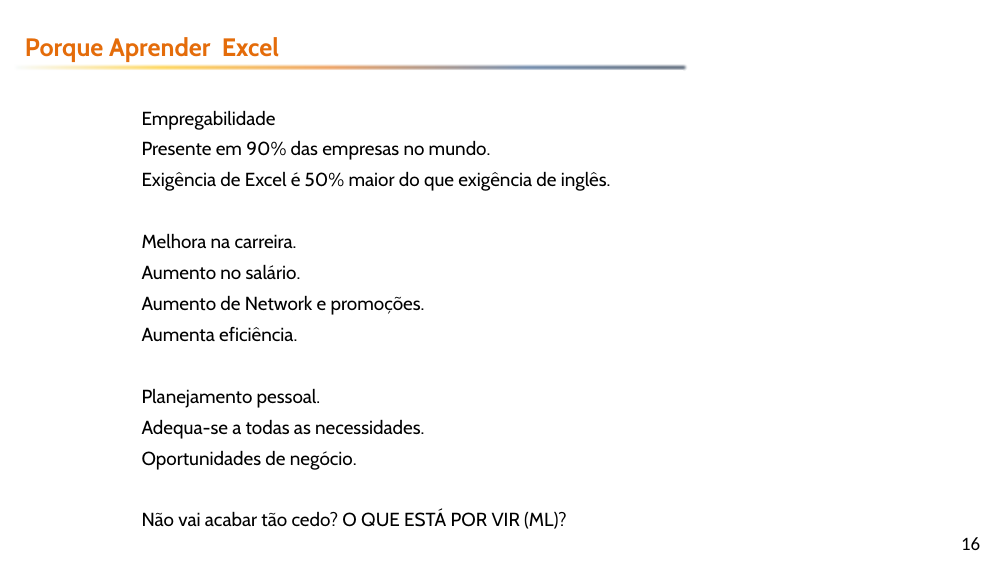
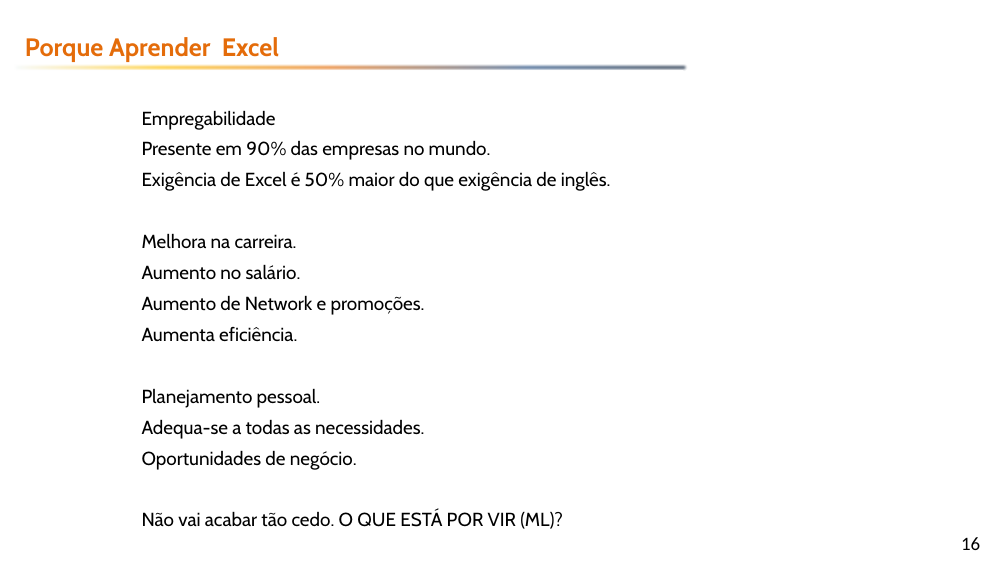
Before and after one commit to emerson-fenrir/Excel_Basico, a slide deck: slide 16 of Aula3.pptx. Drawn at 1008x567 pixels with LibreOffice and Linux fonts; fonts in the diff are those of the drawing; background and template pictures are left out. Boxes give left, top, right and bottom in pixels: in the first picture for what was removed or moved away, otherwise in the second. Text is boxed around its words. In the diff, an @@ line names an element or a change of style, - is before the commit and + after.

```diff
--- a/Aula3.pptx
+++ b/Aula3.pptx
@@ text at (142,511,563,529): text changed @@
-Não vai acabar tão cedo? O QUE ESTÁ POR VIR (ML)?
+Não vai acabar tão cedo. O QUE ESTÁ POR VIR (ML)?
```
Also in this commit, not shown: 8 other slides changed, 1 slide added, 3 other files.
